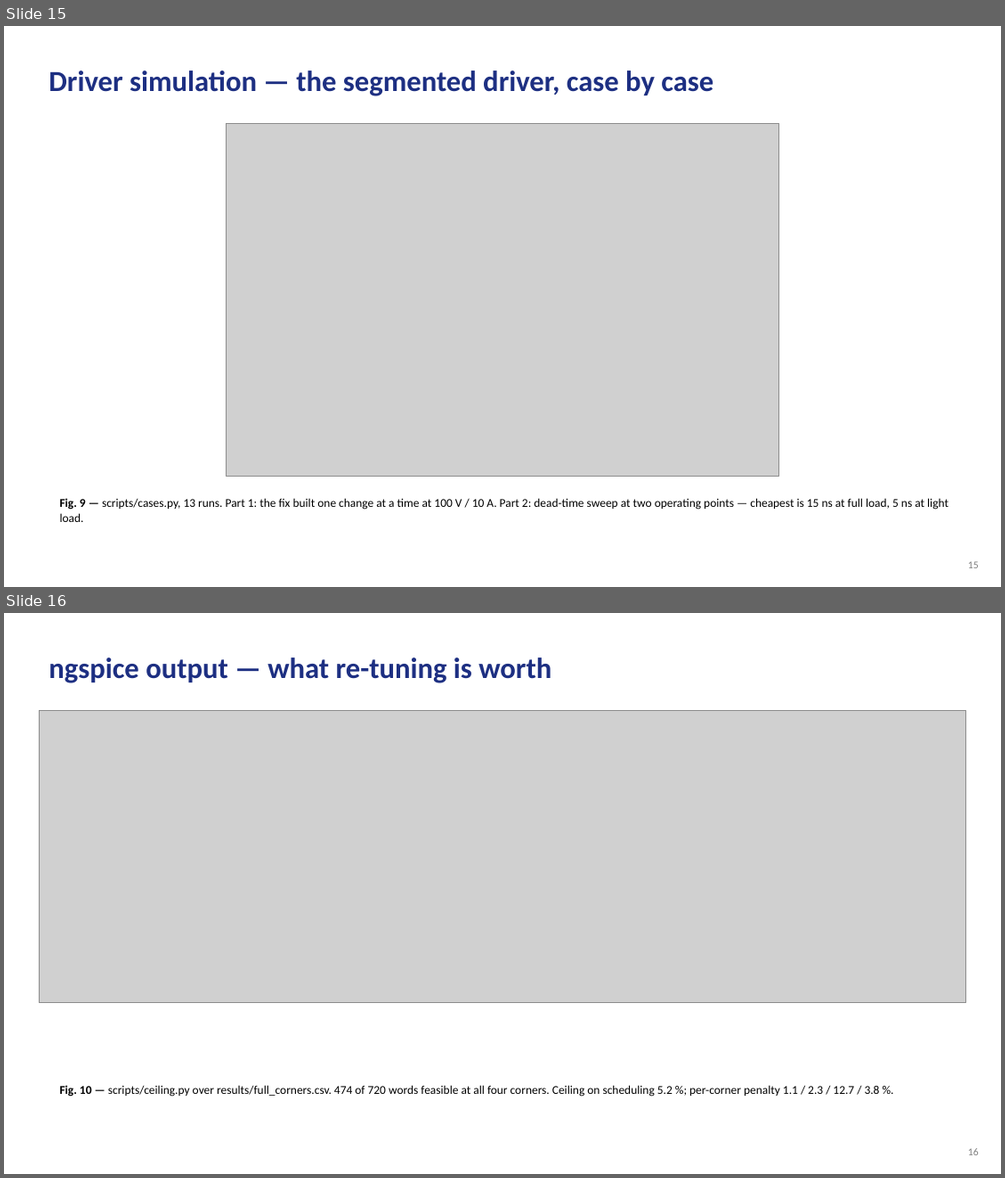
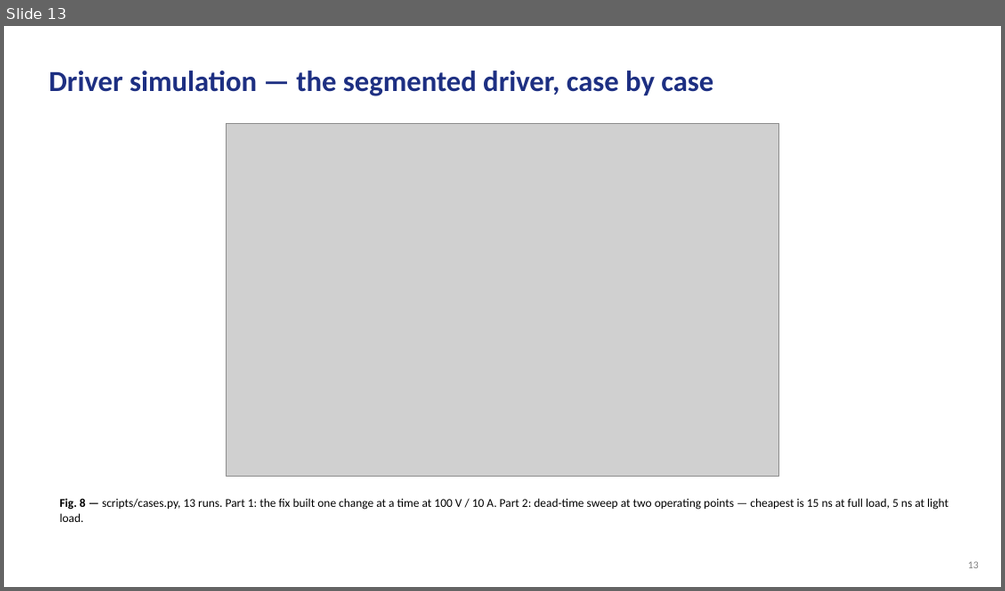
Before and after one commit to Amritha902/gan-driver, a slide deck: review/GaN_Review1_PRESENT.pptx. Shown one above the other, each under a label of ours: slides 15 and 16 before the commit, slide 13 after it. The pictures are 1005x1178 and 1005x591 pixels, drawn with LibreOffice and Linux fonts; fonts in the diff are those of the drawing; grey boxes stand for pictures. Boxes give left, top, right and bottom in pixels: in the first picture for what was removed or moved away, otherwise in the second. Text is boxed around its words. In the diff, an @@ line names an element or a change of style, - is before the commit and + after.

```diff
--- a/review/GaN_Review1_PRESENT.pptx
+++ b/review/GaN_Review1_PRESENT.pptx
@@ slide 16 removed at (4,613,1001,1174), background #FFFFFF @@
@@ text removed at (48,657,551,683) @@
-ngspice output — what re-tuning is worth
@@ picture removed at (39,710,966,1003) @@
@@ text removed at (60,1085,880,1096) @@
-Fig. 10 — scripts/ceiling.py over results/full_corners.csv. 474 of 720 words feasible at all four corners. Ceiling on scheduling 5.2 %; per-corner penalty 1.1 / 2.3 / 12.7 / 3.8 %.
@@ text removed at (968,1148,979,1155) @@
-16
@@ what was slide 15 is now slide 13 @@
@@ slide 13 changed as well @@
@@ text at (60,498,948,522): text changed @@
-Fig. 9 — scripts/cases.py, 13 runs. Part 1: the fix built one change at a time at 100 V / 10 A. Part 2: dead-time sweep at two operating points — cheapest is 15 ns at full load, 5 ns at light load.
+Fig. 8 — scripts/cases.py, 13 runs. Part 1: the fix built one change at a time at 100 V / 10 A. Part 2: dead-time sweep at two operating points — cheapest is 15 ns at full load, 5 ns at light load.
```
Also in this commit, not shown: 13 other slides changed, 6 other slides removed, 14 other files.
